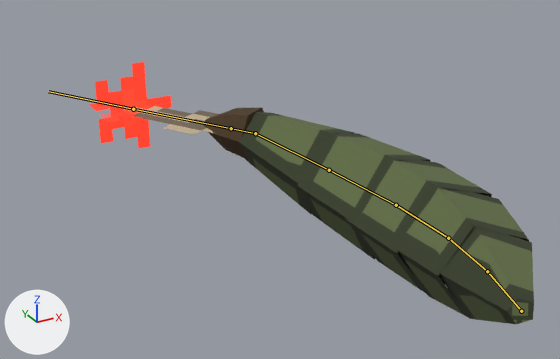
The glTF model to-rust-as-we-fall/resources/models/fauna/toxo.gltf, before and after one commit.
One viewpoint serves both versions: a 50 mm lens placed at (-0.564, -0.723, 0.559), pointed at (-0.079, 0.158, 0.118). Every picture has the same lights, and +X, +Y and +Z are marked at lower left. The older version comes first. The bones that bend it are drawn over the model as lines.

Names of what the first picture shows: 'ToxoRigged'.
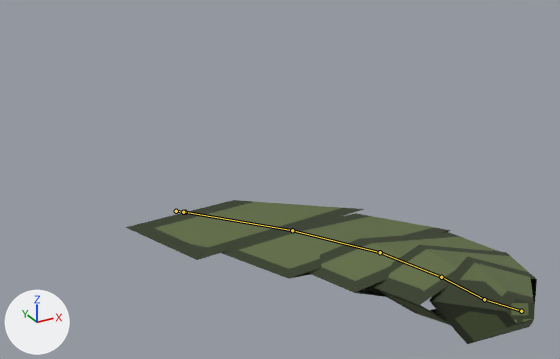
The newer file adds an action. The first version stands in its rest pose; the second is drawn at frame 60 of the action 'toxo_melt'.

What differs and where, as boxes [x1, y1, x2, y2] in the pictures (560 x 359 px):
'ToxoRigged', posed
    before: [89, 62, 534, 324]
    after: [126, 200, 537, 344]
bone 'body_0', root to tip
    before: (521, 311) to (487, 271)
    after: (521, 311) to (484, 299)
bone 'body_1', root to tip
    before: (487, 271) to (448, 238)
    after: (484, 299) to (441, 277)
bone 'body_2', root to tip
    before: (448, 238) to (396, 205)
    after: (441, 277) to (380, 252)
bone 'body_3', root to tip
    before: (396, 205) to (329, 170)
    after: (380, 252) to (292, 230)
bone 'body_4', root to tip
    before: (329, 170) to (255, 133)
    after: (292, 230) to (185, 212)
bone 'conoid_0', root to tip
    before: (255, 133) to (231, 128)
    after: (185, 212) to (183, 212)
bone 'conoid_1', root to tip
    before: (231, 128) to (133, 109)
    after: (183, 212) to (176, 211)
bone 'pierce_0', root to tip
    before: (133, 109) to (48, 91)
    after: (176, 211) to (176, 211)

What the commit changed:
Bone 'body_0' (bone_body_0) turns from (0, 0, 0) to (-14, 0, 2) degrees about its own x, y and z.
Bone 'body_0' (bone_body_0) is rescaled from (1.0, 1.0, 1.0) to (1.08, 1.0, 0.88).
Bone 'body_1' (bone_body_1) turns from (0, 0, 0) to (6, 0, 0) degrees about its own x, y and z.
Bone 'body_1' (bone_body_1) is rescaled from (1.0, 1.0, 1.0) to (1.22, 1.0, 0.66).
Bone 'body_2' (bone_body_2) turns from (0, 0, 0) to (6, 0, 0) degrees about its own x, y and z.
Bone 'body_2' (bone_body_2) is rescaled from (1.0, 1.0, 1.0) to (1.26, 1.0, 0.6).
Bone 'body_3' (bone_body_3) turns from (0, 0, 0) to (5, 0, 0) degrees about its own x, y and z.
Bone 'body_3' (bone_body_3) is rescaled from (1.0, 1.0, 1.0) to (1.29, 1.0, 0.54).
Bone 'body_4' (bone_body_4) turns from (0, 0, 0) to (5, 0, 0) degrees about its own x, y and z.
Bone 'body_4' (bone_body_4) is rescaled from (1.0, 1.0, 1.0) to (1.33, 1.0, 0.48).
Bone 'conoid_0' (bone_conoid_0) is rescaled from (1.0, 1.0, 1.0) to (0.05, 0.05, 0.05).
Bone 'conoid_1' (bone_conoid_1) is rescaled from (1.0, 1.0, 1.0) to (0.88, 0.88, 0.88).
Bone 'pierce_0' (bone_pierce_0) is rescaled from (1.0, 1.0, 1.0) to (0.0, 0.0, 0.0).
